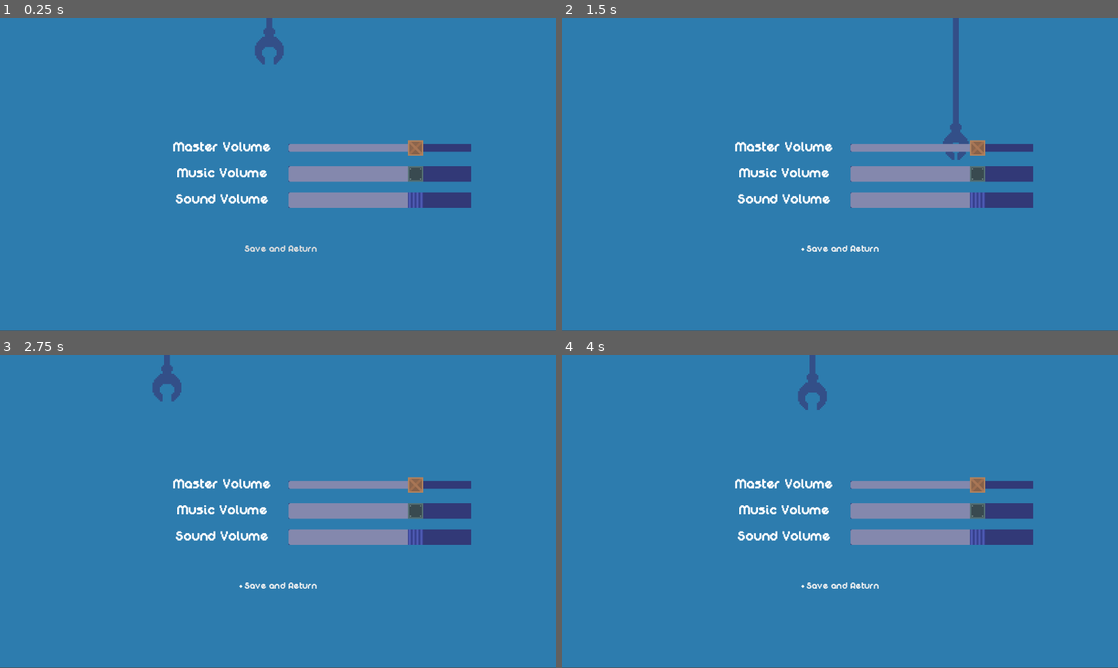
Above: before the commit, frames 1-4 (two rows, left to right).
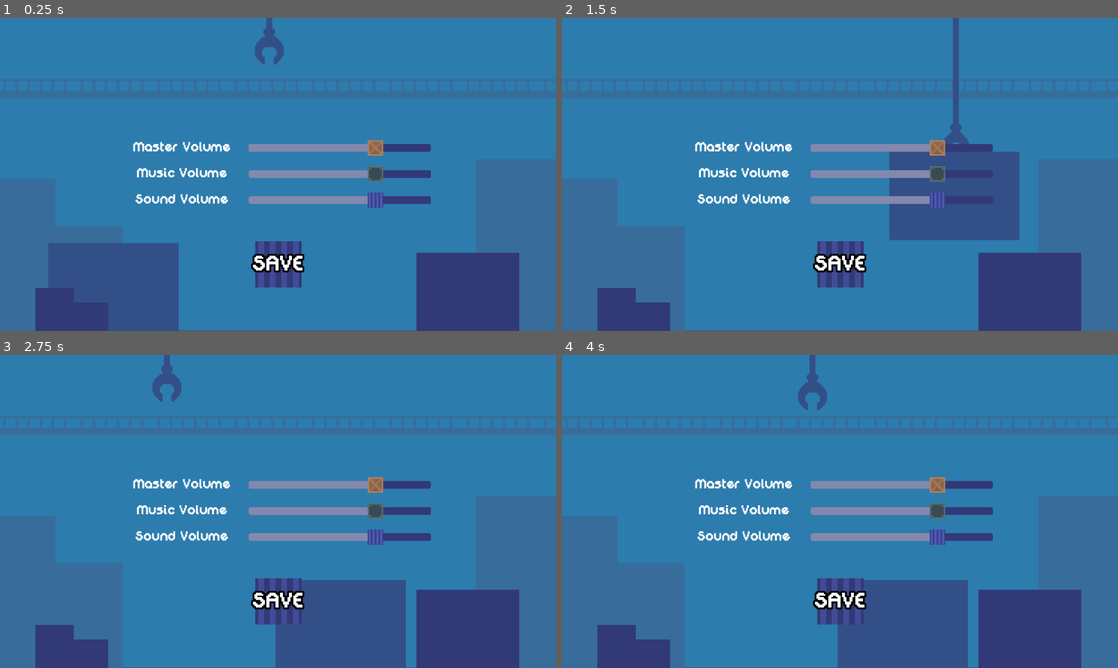
Above: after the commit, the same moments.

Repository: rafesholler/gmtk-2025
Game: Godot game, scene res://Menu/Settings/settings.tscn
The game is run twice, just before and just after one commit, with the same random seed, the same clock (stepped at 60 frames per second) and the same inputs. This scene is started directly instead of the project's main scene.
Inputs (mouse positions are in pixels of both pictures, inside the frame that each line leads up to):
- Up to frame 1 (0.25 s): no input
- Up to frame 2 (1.5 s): click "Save and Return" (after the commit: "SAVE") at 0.5 s; move the mouse to (962, 158) at 1.27 s; press the mouse at (962, 158) at 1.28 s; hold D (move_right) from 1.28 s (still down)
- Up to frame 3 (2.75 s): keep holding D (move_right); move the mouse to (166, 527) at 2.02 s; release the mouse at (166, 527) at 2.03 s; tap Q (delete_loop) at 2.1 s; click (166, 527) at 2.3 s
- Up to frame 4 (4 s): move the mouse to (895, 442) at 2.77 s; release D (move_right) at 2.78 s; press the mouse at (895, 442) at 2.78 s; hold A (move_left) 2.78-3.53 s; move the mouse to (812, 574) at 3.52 s; release the mouse at (812, 574) at 3.53 s; hold D (move_right) from 3.53 s (still down); tap W (interact) at 3.6 s; click (812, 574) at 3.8 s

The runs differ from the first frame. In frame 1, 18% of the frame differs, in the area x 0-100%, y 38-100%; in frame 2, 16%; in frame 3, 18%; in frame 4, 18%.

Commit message:
Settings Complete

Diff:
--- /dev/null
+++ b/Menu/Settings/box_int_1.gd
@@ -0,0 +1,19 @@
+extends CharacterBody2D
+
+var inside = false
+var target_position
+
+func _physics_process(delta: float) -> void:
+	if Input.is_action_pressed("fire") and inside:
+		target_position = get_global_mouse_position()
+		position = lerp(position, target_position, .25)
+	elif not is_on_floor():
+		velocity.y = 980
+	move_and_slide()
+
+func _on_area_2d_body_entered(body: Node2D) -> void:
+	inside = true
+
+
+func _on_area_2d_body_exited(body: Node2D) -> void:
+	inside = false
--- a/Menu/Settings/settings.tscn
+++ b/Menu/Settings/settings.tscn
@@ -1,23 +1,33 @@
-[gd_scene load_steps=16 format=3 uid="uid://t3m6i6hf57du"]
-
-[ext_resource type="Texture2D" uid="uid://cejte58omgssg" path="res://UI/Loops/dot.png" id="1_6kdxl"]
+[gd_scene load_steps=24 format=3 uid="uid://t3m6i6hf57du"]
+
 [ext_resource type="FontFile" uid="uid://cxibkck3y8243" path="res://Fonts/DigitalDisco.ttf" id="1_r402l"]
 [ext_resource type="Script" uid="uid://j5qabp8fw156" path="res://Menu/Settings/settings.gd" id="1_ycrrg"]
+[ext_resource type="Texture2D" uid="uid://cmugwnc147oa5" path="res://Environment/Background/BGBox1.png" id="2_385hw"]
+[ext_resource type="Texture2D" uid="uid://f8qqpsajiyp1" path="res://UI/LevelTex/Level.png" id="2_kfkkl"]
 [ext_resource type="PackedScene" uid="uid://fxis6i33wlx3" path="res://UI/top_claw.tscn" id="2_oeae7"]
+[ext_resource type="Texture2D" uid="uid://d3ih8v4xl5rny" path="res://UI/LevelTex/LevelPress.png" id="3_apbe1"]
+[ext_resource type="Texture2D" uid="uid://5l6iaeqm571l" path="res://Environment/Background/BGBox2.png" id="3_f5s3g"]
+[ext_resource type="Texture2D" uid="uid://diwsjy6nyeryt" path="res://UI/LevelTex/LevelHover.png" id="4_385hw"]
 [ext_resource type="Texture2D" uid="uid://cnkkqber3c0l7" path="res://Objects/Box/box.png" id="4_k17fj"]
+[ext_resource type="Texture2D" uid="uid://c0qersfmy43ks" path="res://Environment/Background/Rail.png" id="5_fd4a2"]
+[ext_resource type="Script" uid="uid://dioab87d1xner" path="res://Menu/Settings/box_int_1.gd" id="5_qvr8m"]
 [ext_resource type="Texture2D" uid="uid://dxeeysjtyvdsq" path="res://Objects/Box/steelbox.png" id="6_nb4uy"]
 [ext_resource type="Texture2D" uid="uid://bvnfsr06vuqhx" path="res://Objects/Box/sliderCrate.png" id="7_oeae7"]
 
 [sub_resource type="StyleBoxFlat" id="StyleBoxFlat_r402l"]
 bg_color = Color(0.177782, 0.486903, 0.682989, 1)
 
-[sub_resource type="StyleBoxEmpty" id="StyleBoxEmpty_6kdxl"]
-
-[sub_resource type="StyleBoxEmpty" id="StyleBoxEmpty_ycrrg"]
-
-[sub_resource type="StyleBoxEmpty" id="StyleBoxEmpty_k17fj"]
-
-[sub_resource type="StyleBoxEmpty" id="StyleBoxEmpty_fd4a2"]
+[sub_resource type="RectangleShape2D" id="RectangleShape2D_qvr8m"]
+size = Vector2(273, 179)
+
+[sub_resource type="RectangleShape2D" id="RectangleShape2D_f5s3g"]
+size = Vector2(266, 52.5)
+
+[sub_resource type="LabelSettings" id="LabelSettings_f5s3g"]
+font = ExtResource("1_r402l")
+font_size = 50
+outline_size = 15
+outline_color = Color(0, 0, 0, 1)
 
 [sub_resource type="StyleBoxFlat" id="StyleBoxFlat_nb4uy"]
 bg_color = Color(0.196078, 0.223529, 0.466667, 1)
@@ -26,22 +36,47 @@
 border_width_right = 8
 border_width_bottom = 8
 border_color = Color(0.192157, 0.223529, 0.466667, 1)
+corner_radius_top_left = 2
+corner_radius_top_right = 2
+corner_radius_bottom_right = 2
+corner_radius_bottom_left = 2
+corner_detail = 1
 
 [sub_resource type="StyleBoxFlat" id="StyleBoxFlat_oeae7"]
 bg_color = Color(0.196078, 0.223529, 0.466667, 1)
-border_width_left = 16
-border_width_top = 16
-border_width_right = 16
-border_width_bottom = 16
+border_width_left = 8
+border_width_top = 8
+border_width_right = 8
+border_width_bottom = 8
 border_color = Color(0.196078, 0.223529, 0.466667, 1)
+corner_radius_top_left = 1
+corner_radius_top_right = 1
+corner_radius_bottom_right = 1
+corner_radius_bottom_left = 1
+corner_detail = 1
 
 [sub_resource type="StyleBoxFlat" id="StyleBoxFlat_kfkkl"]
 bg_color = Color(0.196078, 0.223529, 0.466667, 1)
-border_width_left = 16
-border_width_top = 16
-border_width_right = 16
-border_width_bottom = 16
+border_width_left = 8
+border_width_top = 8
+border_width_right = 8
+border_width_bottom = 8
 border_color = Color(0.196078, 0.223529, 0.466667, 1)
+corner_radius_top_left = 1
+corner_radius_top_right = 2
+corner_radius_bottom_right = 1
+corner_radius_bottom_left = 1
+corner_detail = 1
+shadow_color = Color(0, 0, 0, 0)
+
+[sub_resource type="RectangleShape2D" id="RectangleShape2D_ogp3j"]
+size = Vector2(1169, 41)
+
+[sub_resource type="RectangleShape2D" id="RectangleShape2D_p5t24"]
+size = Vector2(35, 671)
+
+[sub_resource type="RectangleShape2D" id="RectangleShape2D_c4ecj"]
+size = Vector2(36, 673)
 
 [node name="Settings" type="Node2D"]
 script = ExtResource("1_ycrrg")
@@ -65,47 +100,144 @@
 grow_vertical = 2
 theme_override_styles/panel = SubResource("StyleBoxFlat_r402l")
 
+[node name="BG" type="Control" parent="CanvasLayer/Control/Panel"]
+layout_mode = 3
+anchors_preset = 0
+offset_top = 1.0
+offset_right = 40.0
+offset_bottom = 41.0
+
+[node name="Rail" type="TextureRect" parent="CanvasLayer/Control/Panel/BG"]
+modulate = Color(0.219608, 0.427451, 0.607843, 1)
+layout_mode = 0
+offset_left = -3.0
+offset_top = 61.0
+offset_right = 230.0
+offset_bottom = 101.0
+scale = Vector2(5, 5)
+texture = ExtResource("5_fd4a2")
+stretch_mode = 1
+
+[node name="Box1" type="TextureRect" parent="CanvasLayer/Control/Panel/BG"]
+modulate = Color(0.219608, 0.427451, 0.607843, 1)
+layout_mode = 0
+offset_left = -43.0
+offset_top = 259.0
+offset_right = 254.0
+offset_bottom = 653.0
+texture = ExtResource("2_385hw")
+
+[node name="Box2" type="TextureRect" parent="CanvasLayer/Control/Panel/BG"]
+modulate = Color(0.219608, 0.427451, 0.607843, 1)
+layout_mode = 0
+offset_left = 950.0
+offset_top = 267.0
+offset_right = 1247.0
+offset_bottom = 661.0
+texture = ExtResource("3_f5s3g")
+
+[node name="BoxInt1" type="CharacterBody2D" parent="CanvasLayer/Control/Panel/BG"]
+position = Vector2(237, 485)
+input_pickable = true
+script = ExtResource("5_qvr8m")
+
+[node name="Box3" type="TextureRect" parent="CanvasLayer/Control/Panel/BG/BoxInt1"]
+modulate = Color(0.2, 0.309804, 0.533333, 1)
+offset_left = -182.0
+offset_top = -34.0
+offset_right = 178.0
+offset_bottom = 162.0
+mouse_filter = 2
+texture = ExtResource("3_f5s3g")
+
+[node name="Area2D" type="Area2D" parent="CanvasLayer/Control/Panel/BG/BoxInt1"]
+position = Vector2(-5, 69)
+
+[node name="Box" type="CollisionShape2D" parent="CanvasLayer/Control/Panel/BG/BoxInt1/Area2D"]
+position = Vector2(2.5, 2.5)
+shape = SubResource("RectangleShape2D_qvr8m")
+
+[node name="Collider" type="CollisionShape2D" parent="CanvasLayer/Control/Panel/BG/BoxInt1"]
+position = Vector2(-2, 135.25)
+shape = SubResource("RectangleShape2D_f5s3g")
+
 [node name="TopClaw" parent="CanvasLayer/Control/Panel" instance=ExtResource("2_oeae7")]
 position = Vector2(72, 91)
 
-[node name="BackButton" type="Button" parent="CanvasLayer/Control/Panel"]
+[node name="BackButton" type="TextureButton" parent="CanvasLayer/Control/Panel"]
 layout_mode = 1
 anchors_preset = 7
 anchor_left = 0.5
 anchor_top = 1.0
 anchor_right = 0.5
 anchor_bottom = 1.0
-offset_left = -29.0
-offset_top = -183.0
-offset_right = 29.0
-offset_bottom = -152.0
+offset_left = -47.0
+offset_top = -185.0
+offset_right = 49.0
+offset_bottom = -89.0
 grow_horizontal = 2
 grow_vertical = 0
-theme_override_colors/icon_hover_pressed_color = Color(1, 1, 1, 1)
-theme_override_colors/icon_hover_color = Color(1, 1, 1, 1)
-theme_override_colors/icon_pressed_color = Color(1, 1, 1, 1)
-theme_override_colors/icon_focus_color = Color(1, 1, 1, 1)
-theme_override_colors/icon_normal_color = Color(0, 0, 0, 0)
-theme_override_fonts/font = ExtResource("1_r402l")
-theme_override_font_sizes/font_size = 20
-theme_override_styles/focus = SubResource("StyleBoxEmpty_6kdxl")
-theme_override_styles/hover = SubResource("StyleBoxEmpty_ycrrg")
-theme_override_styles/pressed = SubResource("StyleBoxEmpty_k17fj")
-theme_override_styles/normal = SubResource("StyleBoxEmpty_fd4a2")
-text = "Save and Return"
-icon = ExtResource("1_6kdxl")
-flat = true
+mouse_filter = 1
+texture_normal = ExtResource("2_kfkkl")
+texture_pressed = ExtResource("3_apbe1")
+texture_hover = ExtResource("4_385hw")
+
+[node name="Label" type="Label" parent="CanvasLayer/Control/Panel/BackButton"]
+layout_mode = 1
+anchors_preset = 8
+anchor_left = 0.5
+anchor_top = 0.5
+anchor_right = 0.5
+anchor_bottom = 0.5
+offset_left = -53.0
+offset_top = -25.5
+offset_right = 53.0
+offset_bottom = 25.5
+grow_horizontal = 2
+grow_vertical = 2
+text = "SAVE"
+label_settings = SubResource("LabelSettings_f5s3g")
+horizontal_alignment = 1
+
+[node name="FG" type="Control" parent="CanvasLayer/Control/Panel"]
+modulate = Color(0.192157, 0.223529, 0.466667, 1)
+anchors_preset = 0
+offset_left = 857.0
+offset_top = 420.0
+offset_right = 897.0
+offset_bottom = 460.0
+mouse_filter = 1
+
+[node name="Box1" type="TextureRect" parent="CanvasLayer/Control/Panel/FG"]
+layout_mode = 0
+offset_left = -30.0
+offset_top = 56.0
+offset_right = 255.0
+offset_bottom = 237.0
+texture = ExtResource("3_f5s3g")
+
+[node name="Box2" type="TextureRect" parent="CanvasLayer/Control/Panel/FG"]
+layout_mode = 0
+offset_left = -784.0
+offset_top = 118.0
+offset_right = -633.0
+offset_bottom = 236.0
+texture = ExtResource("2_385hw")
 
 [node name="Audio" type="VBoxContainer" parent="CanvasLayer/Control/Panel"]
 layout_mode = 1
-anchors_preset = 14
+anchors_preset = 8
+anchor_left = 0.5
 anchor_top = 0.5
-anchor_right = 1.0
+anchor_right = 0.5
 anchor_bottom = 0.5
+offset_left = -483.0
 offset_top = -79.0
+offset_right = 317.0
 offset_bottom = 79.0
 grow_horizontal = 2
 grow_vertical = 2
+alignment = 1
 
 [node name="MasterVolume" type="HSplitContainer" parent="CanvasLayer/Control/Panel/Audio"]
 custom_minimum_size = Vector2(800, 50)
@@ -200,6 +332,23 @@
 value = -10.0
 scrollable = false
 
+[node name="Floor" type="StaticBody2D" parent="CanvasLayer"]
+position = Vector2(6, 659)
+
+[node name="Collider" type="CollisionShape2D" parent="CanvasLayer/Floor"]
+position = Vector2(574.5, 10.5)
+shape = SubResource("RectangleShape2D_ogp3j")
+
+[node name="Collider2" type="CollisionShape2D" parent="CanvasLayer/Floor"]
+position = Vector2(-23.5, -326)
+shape = SubResource("RectangleShape2D_p5t24")
+
+[node name="Collider3" type="CollisionShape2D" parent="CanvasLayer/Floor"]
+position = Vector2(1165, -326)
+shape = SubResource("RectangleShape2D_c4ecj")
+
+[connection signal="body_entered" from="CanvasLayer/Control/Panel/BG/BoxInt1/Area2D" to="CanvasLayer/Control/Panel/BG/BoxInt1" method="_on_area_2d_body_entered"]
+[connection signal="body_exited" from="CanvasLayer/Control/Panel/BG/BoxInt1/Area2D" to="CanvasLayer/Control/Panel/BG/BoxInt1" method="_on_area_2d_body_exited"]
 [connection signal="pressed" from="CanvasLayer/Control/Panel/BackButton" to="." method="_on_back_button_pressed"]
 [connection signal="value_changed" from="CanvasLayer/Control/Panel/Audio/MasterVolume/MasterSlider" to="." method="_on_master_slider_value_changed"]
 [connection signal="value_changed" from="CanvasLayer/Control/Panel/Audio/MusicVolume/MusicSlider" to="." method="_on_music_slider_value_changed"]
--- a/UI/top_claw.tscn
+++ b/UI/top_claw.tscn
@@ -31,7 +31,7 @@
 script = ExtResource("1_qnbwe")
 
 [node name="Shape" type="CollisionShape2D" parent="."]
-position = Vector2(-1, -67)
+position = Vector2(-1, -51)
 shape = SubResource("RectangleShape2D_t45wp")
 
 [node name="Rope" type="TextureRect" parent="."]
Not shown, added: Menu/Settings/box_int_1.gd.uid
